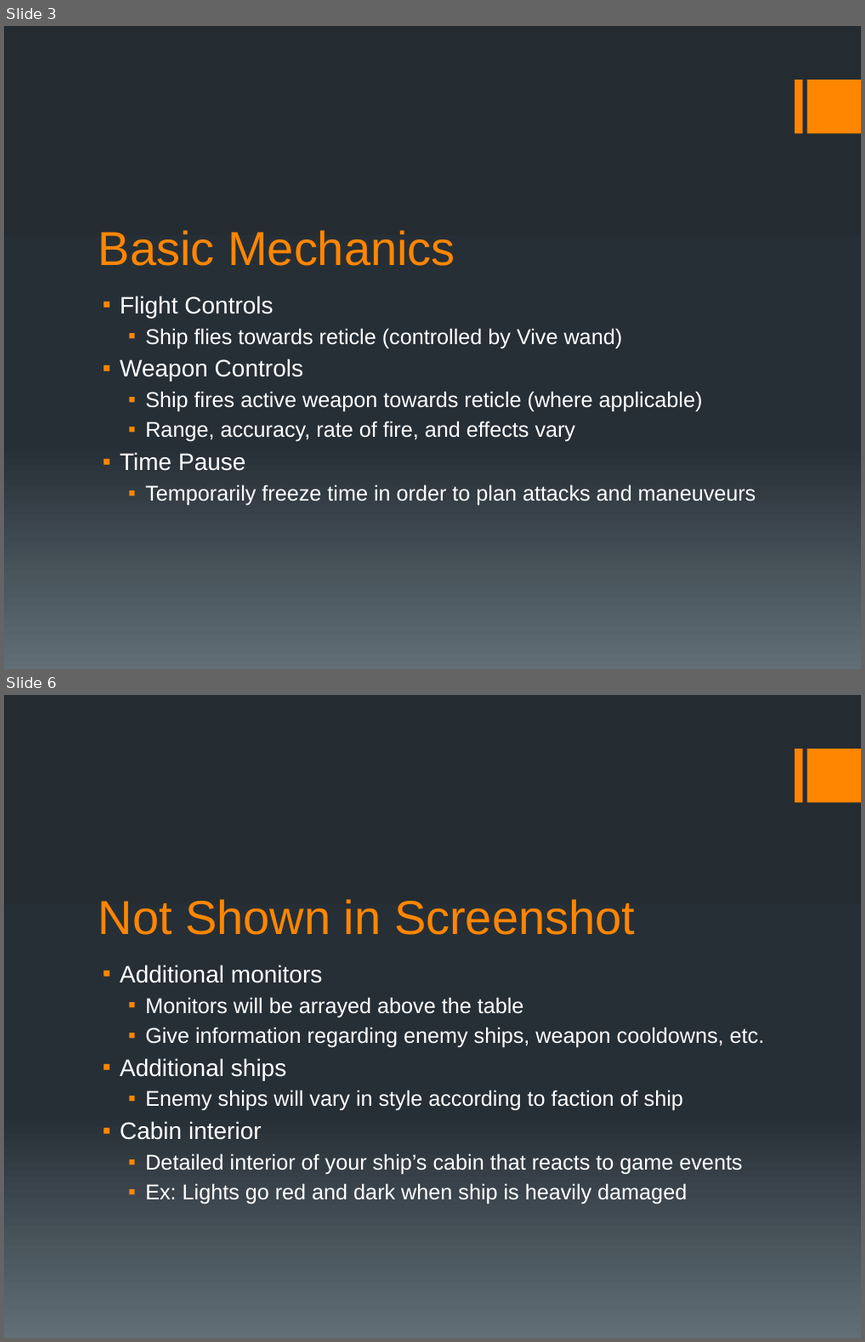
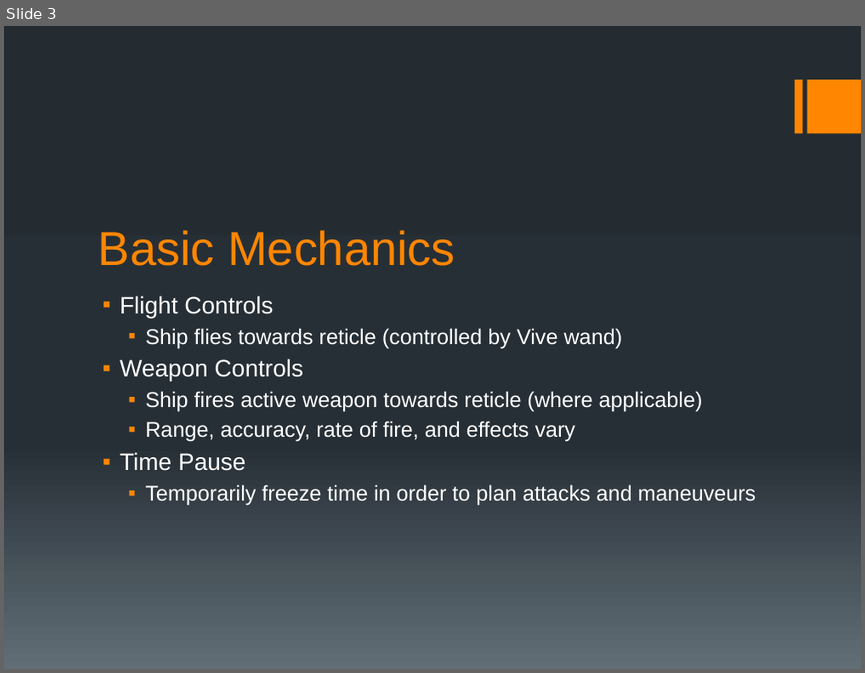
Before and after one commit to oates999/ExperimentalGame_VR, a slide deck: Presentations/FormalPresentation_11-1-2017.pptx. Shown one above the other, each under a label of ours: slides 3 and 6 before the commit, slide 3 after it; the slides between them are not shown. The pictures are 865x1342 and 865x673 pixels, drawn with LibreOffice and Linux fonts; fonts in the diff are those of the drawing. Boxes give left, top, right and bottom in pixels: in the first picture for what was removed or moved away, otherwise in the second. Text is boxed around its words. In the diff, an @@ line names an element or a change of style, - is before the commit and + after.

```diff
--- a/Presentations/FormalPresentation_11-1-2017.pptx
+++ b/Presentations/FormalPresentation_11-1-2017.pptx
@@ slide 6 removed at bbox=[4, 695, 861, 1338], background gradient #242C33 to #273037 to #636D76; not listed: 2 template elements that a slide beside it also shows @@
@@ title removed at bbox=[98, 899, 635, 935] @@
-Not Shown in Screenshot
@@ text removed at bbox=[120, 964, 765, 1204] @@
-▪ Additional monitors
-  ▪ Monitors will be arrayed above the table
-  ▪ Give information regarding enemy ships, weapon cooldowns, etc.
-▪ Additional ships
-  ▪ Enemy ships will vary in style according to faction of ship
-▪ Cabin interior
-  ▪ Detailed interior of your ship’s cabin that reacts to game events
-  ▪ Ex: Lights go red and dark when ship is heavily damaged
```
Also in this commit, not shown: 2 slides changed, 1 slide added, 2 other slides removed.
